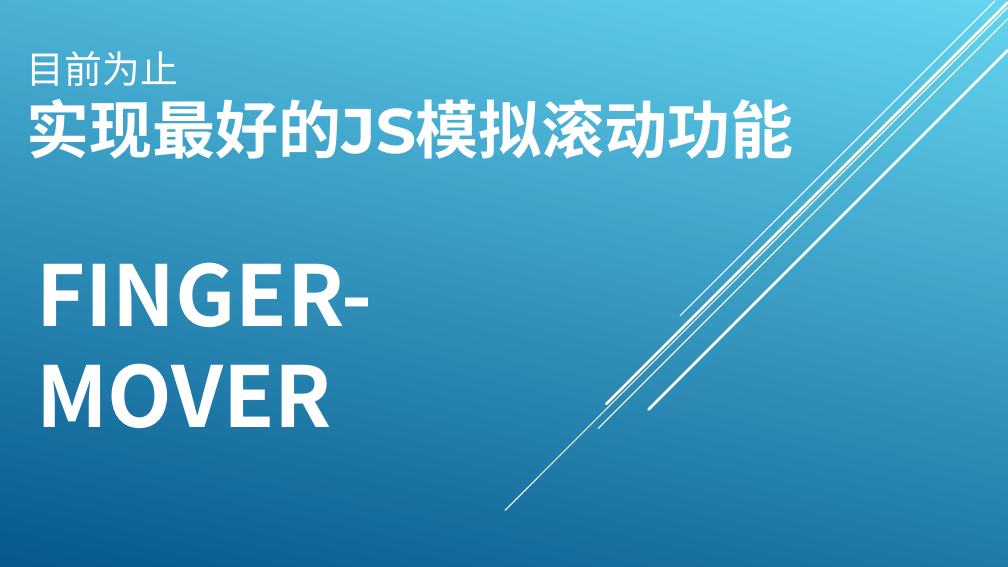
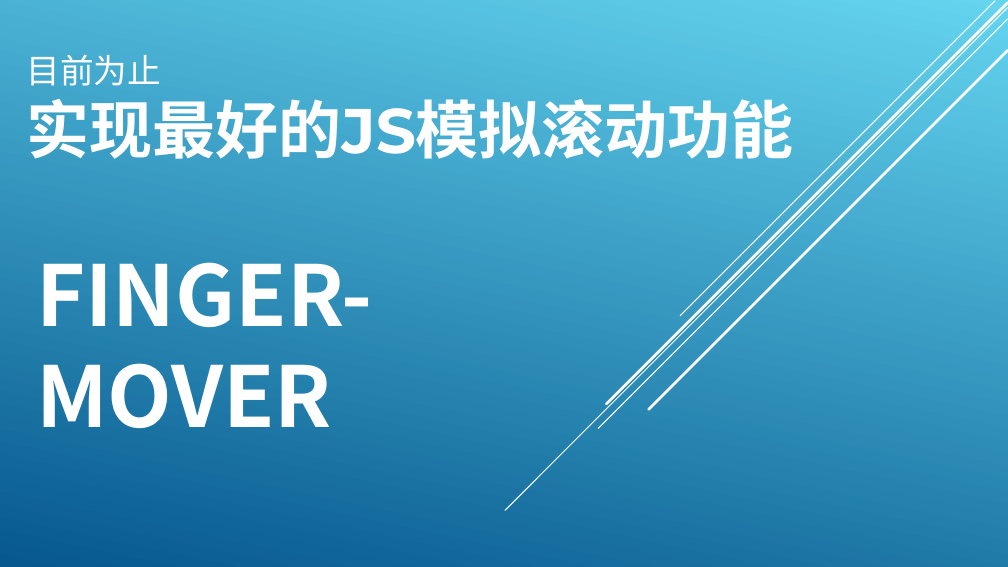
Before and after one commit to tlx6550/gulp-webpack-html-demo, a slide deck: slide 1 of fingerMover2.ppt. Drawn at 1008x567 pixels with LibreOffice and Linux fonts; fonts in the diff are those of the drawing. Boxes give left, top, right and bottom in pixels: in the first picture for what was removed or moved away, otherwise in the second. Text is boxed around its words. In the diff, an @@ line names an element or a change of style, - is before the commit and + after.

```diff
--- a/fingerMover2.ppt
+++ b/fingerMover2.ppt
@@ title "目前为止 实现最好的JS模拟滚动功能" at bbox=[27, 54, 794, 159]: size 36 to 32 pt in "目前为止" @@
```
Also in this commit, not shown: 1 other slide changed, 2 slides added, 2 other files.
